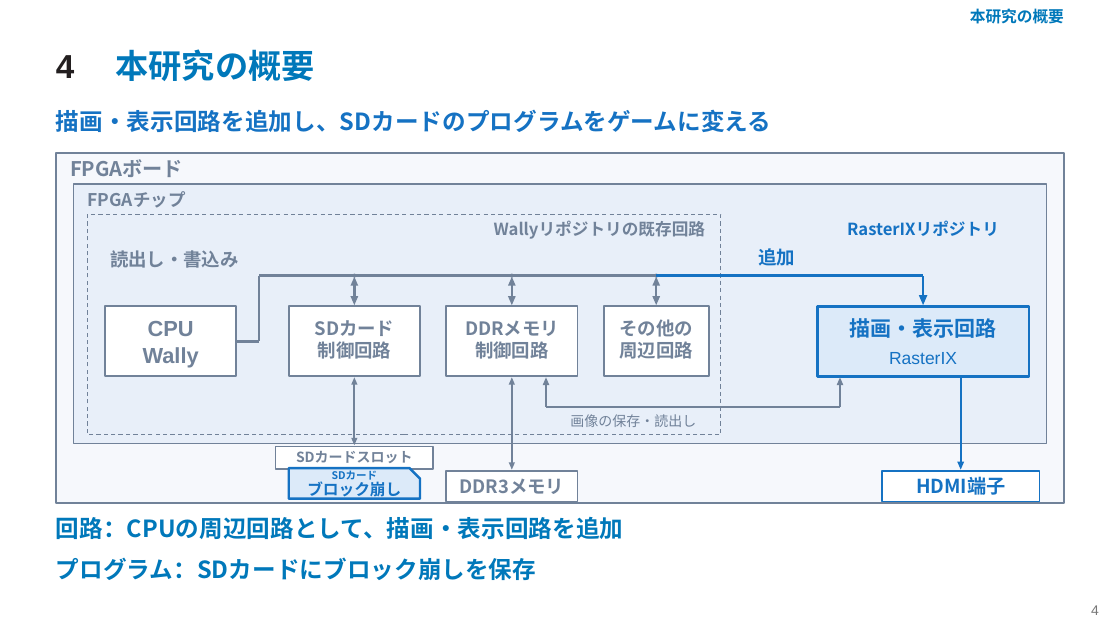
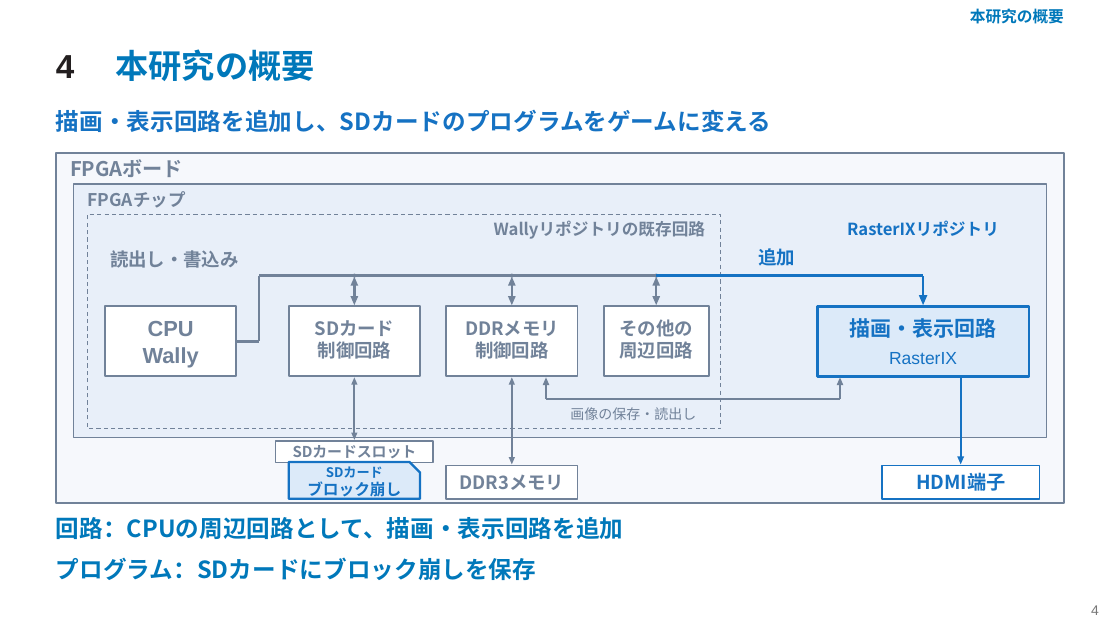
Before and after one commit to SoshiroFujimori/wally-game-console-research, a slide deck: slide 4 of docs/presentation/中間発表_主要事項.pptx. Drawn at 1120x630 pixels with LibreOffice and Linux fonts; fonts in the diff are those of the drawing. Boxes give left, top, right and bottom in pixels: in the first picture for what was removed or moved away, otherwise in the second. Text is boxed around its words. In the diff, an @@ line names an element or a change of style, - is before the commit and + after.

```diff
--- a/docs/presentation/中間発表_主要事項.pptx
+++ b/docs/presentation/中間発表_主要事項.pptx
@@ rectangle: place and size @@
-rectangle at (74,184,1047,444)
+rectangle at (74,184,1047,438)
@@ rectangle: place and size @@
-rectangle at (87,214,721,434)
+rectangle at (87,214,721,429)
@@ freeform shape: place and size @@
-freeform shape at (354,383,355,439)
+freeform shape at (354,383,355,434)
@@ freeform shape: place and size @@
-freeform shape at (511,383,513,463)
+freeform shape at (511,383,513,458)
@@ freeform shape: place and size @@
-freeform shape at (545,384,547,408)
+freeform shape at (545,384,547,400)
@@ freeform shape: place and size @@
-freeform shape at (839,384,841,408)
+freeform shape at (839,384,841,400)
@@ freeform shape: place and size @@
-freeform shape at (960,376,963,464)
+freeform shape at (960,376,963,458)
@@ freeform shape: place and size @@
-freeform shape at (545,406,841,408)
+freeform shape at (545,398,841,400)
@@ text "画像の保存・読出し": place and size @@
-text "画像の保存・読出し" at (570,414,696,427)
+text "画像の保存・読出し" at (570,407,696,420)
@@ 3 freeform shapes, 2 texts, 1 rectangle: place and size @@
-3 freeform shapes, 2 texts, 1 rectangle at (276,438,1005,495)
+3 freeform shapes, 2 texts, 1 rectangle at (276,433,1005,491)
@@ text "SDカードスロット" at (293,445,417,463): size 12 to 12.8 pt @@
@@ freeform shape: place and size @@
-freeform shape at (289,468,420,498)
+freeform shape at (289,462,420,499)
@@ text "SDカード" at (326,466,383,478): size 9 to 11.2 pt @@
@@ rectangle: place and size @@
-rectangle at (446,471,577,501)
+rectangle at (446,465,577,499)
@@ rectangle: place and size @@
-rectangle at (882,471,1040,501)
+rectangle at (882,465,1040,499)
```
Also in this commit, not shown: 13 other slides changed, 25 other files.
